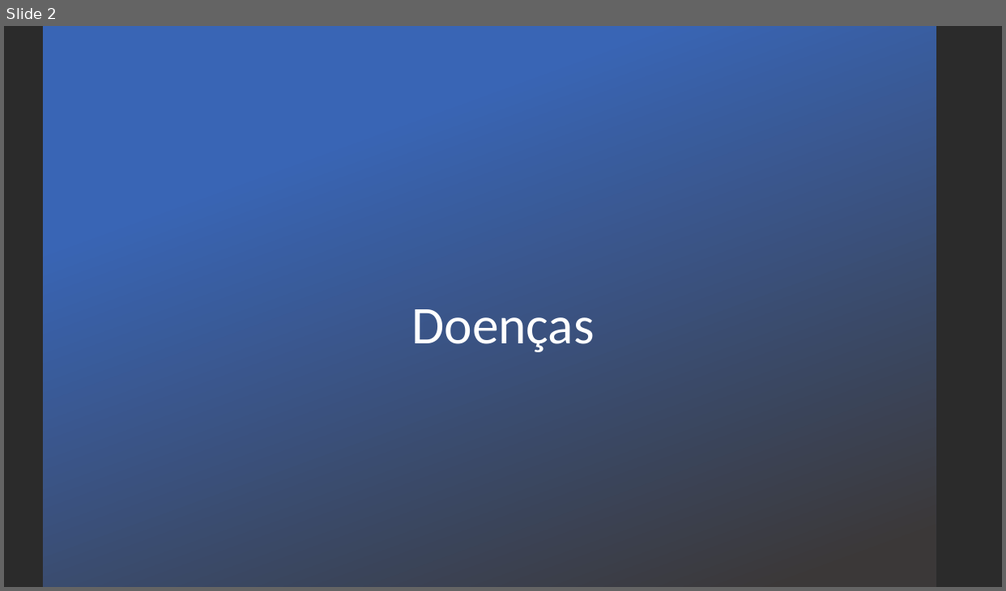
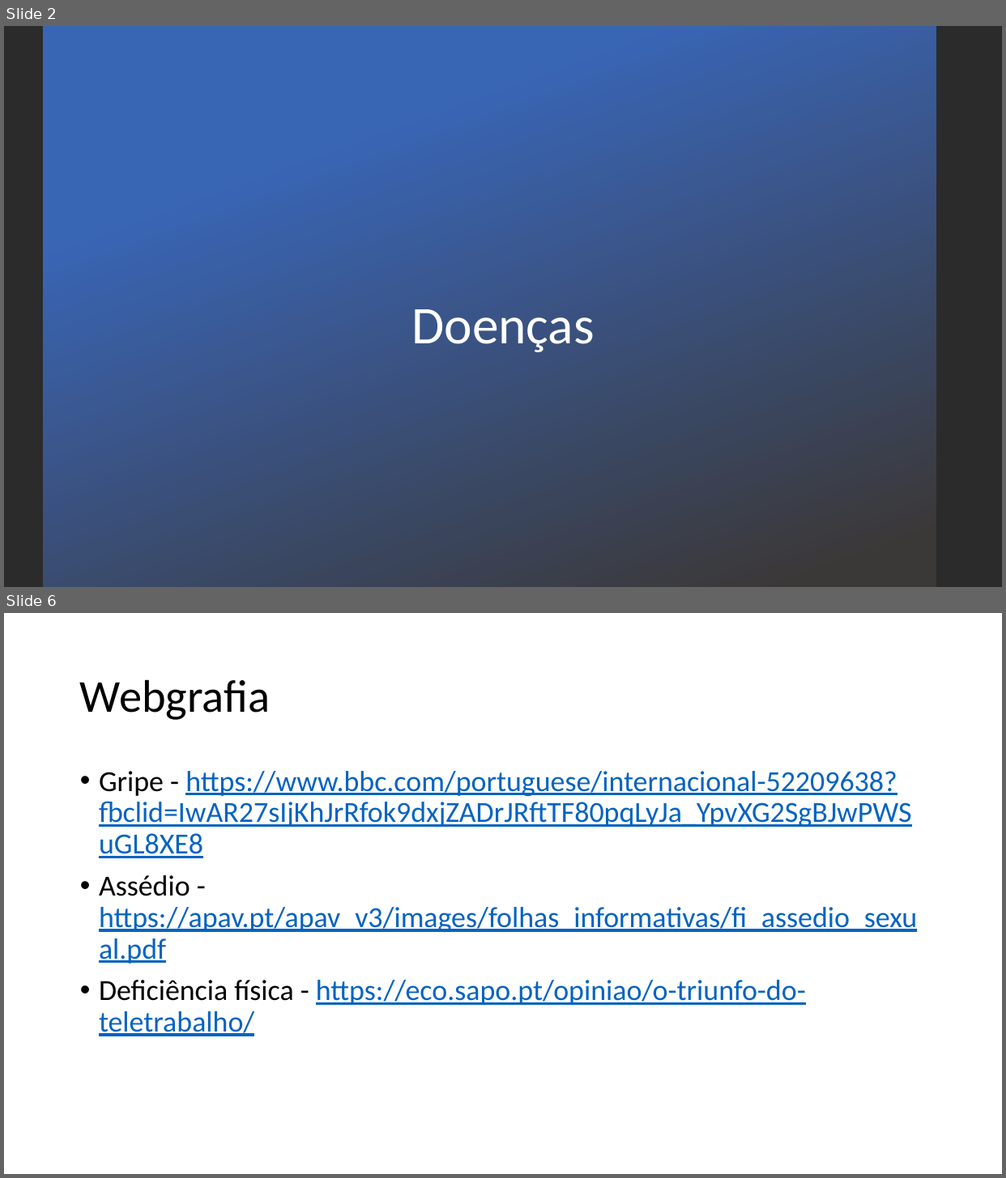
Before and after one commit to GabrielMCS01/CTI-TP, a slide deck: VantagensSociais.pptx. Shown one above the other, each under a label of ours: slide 2 before the commit, slides 2 and 6 after it; the slides between them are not shown. The pictures are 1006x591 and 1006x1178 pixels, drawn with LibreOffice and Linux fonts; fonts in the diff are those of the drawing; background and template pictures are left out; a plain dark background stands for a picture behind light text. Boxes give left, top, right and bottom in pixels: in the first picture for what was removed or moved away, otherwise in the second. Text is boxed around its words. In the diff, an @@ line names an element or a change of style, - is before the commit and + after.

```diff
--- a/VantagensSociais.pptx
+++ b/VantagensSociais.pptx
@@ slide 6 added at (4,613,1002,1174), background #FFFFFF @@
@@ title added at (80,679,270,720), 44 pt, text #000000 @@
+Webgrafia
@@ text added at (99,771,917,1037), 28 pt, text #0563C1, underline @@
+• Gripe - https://www.bbc.com/portuguese/internacional-52209638?fbclid=IwAR27sIjKhJrRfok9dxjZADrJRftTF80pqLyJa_YpvXG2SgBJwPWSuGL8XE8
+• Assédio - https://apav.pt/apav_v3/images/folhas_informativas/fi_assedio_sexual.pdf
+• Deficiência física - https://eco.sapo.pt/opiniao/o-triunfo-do-teletrabalho/
```
Also in this commit, not shown: 1 slide changed, 3 other slides added, 2 slides removed.
